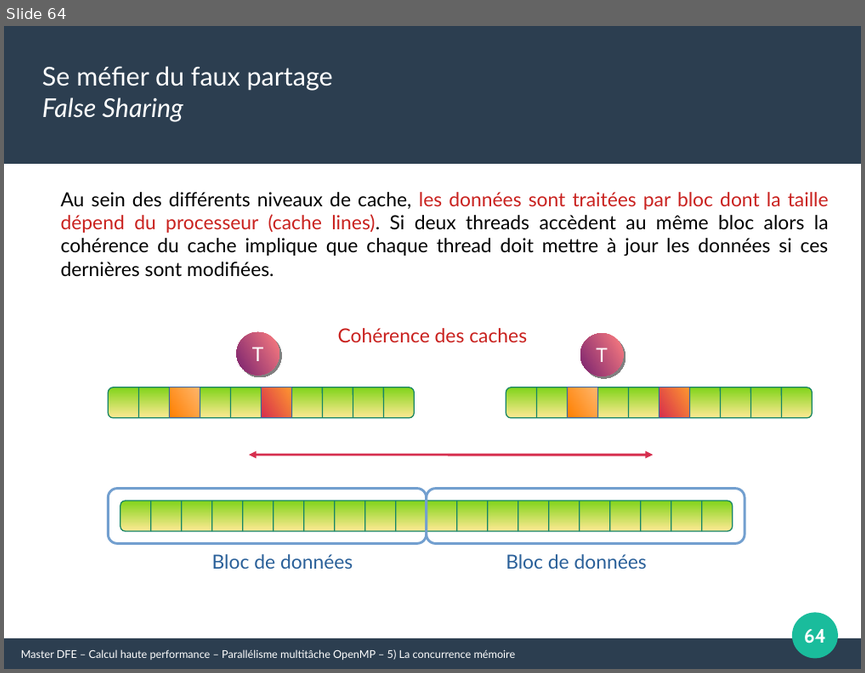
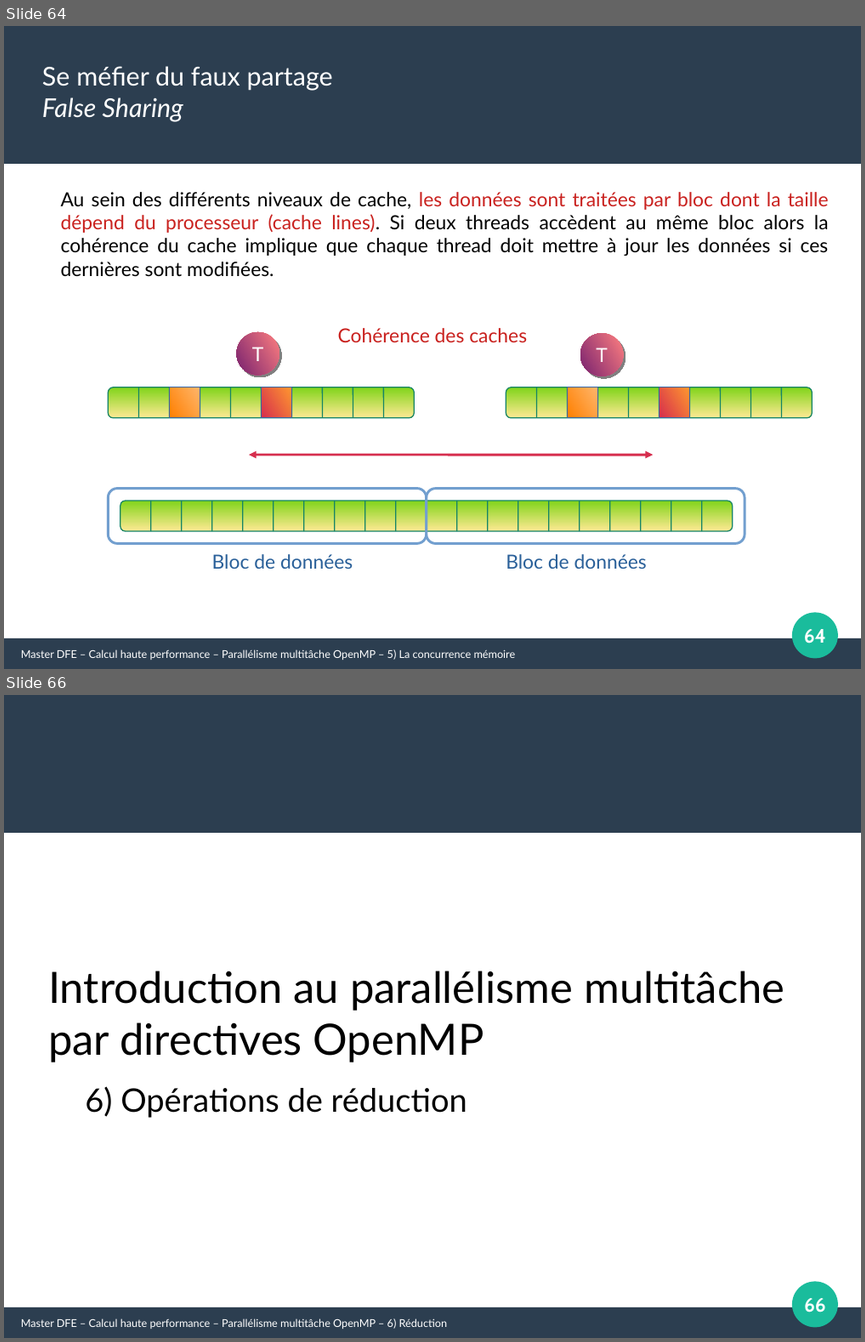
Before and after one commit to Maison-de-la-Simulation/HPC-DFE-Paris-Saclay, a slide deck: support/OpenMP.odp. Shown one above the other, each under a label of ours: slide 64 before the commit, slides 64 and 66 after it; the slides between them are not shown. The pictures are 865x673 and 865x1342 pixels, drawn with LibreOffice and Linux fonts; fonts in the diff are those of the drawing. Boxes give left, top, right and bottom in pixels: in the first picture for what was removed or moved away, otherwise in the second. Text is boxed around its words. In the diff, an @@ line names an element or a change of style, - is before the commit and + after.

```diff
--- a/support/OpenMP.odp
+++ b/support/OpenMP.odp
@@ slide 66 added at (x1=4, y1=695, x2=861, y2=1338), background #FFFFFF; not listed: 3 template elements that a slide beside it also shows @@
@@ text added at (x1=48, y1=970, x2=784, y2=1062), 40 pt, text #000000 @@
+Introduction au parallélisme multitâche par directives OpenMP
@@ text added at (x1=85, y1=1086, x2=467, y2=1117), 30 pt, text #000000 @@
+6) Opérations de réduction
@@ page number added at (x1=804, y1=1298, x2=826, y2=1312), 18 pt, text #FFFFFF, bold @@
+66
@@ text added at (x1=21, y1=1318, x2=447, y2=1328), 10 pt, text #FFFFFF @@
+Master DFE – Calcul haute performance – Parallélisme multitâche OpenMP – 6) Réduction
```
Also in this commit, not shown: 8 slides changed, 4 other slides added, 2 other files.
